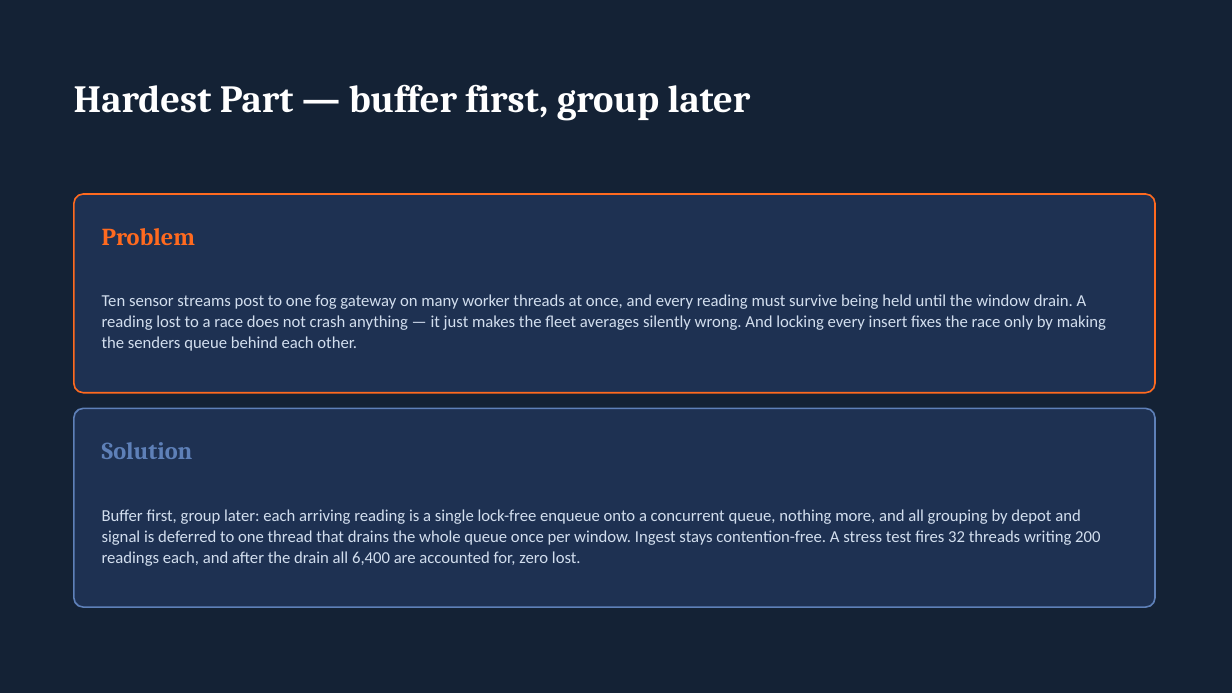
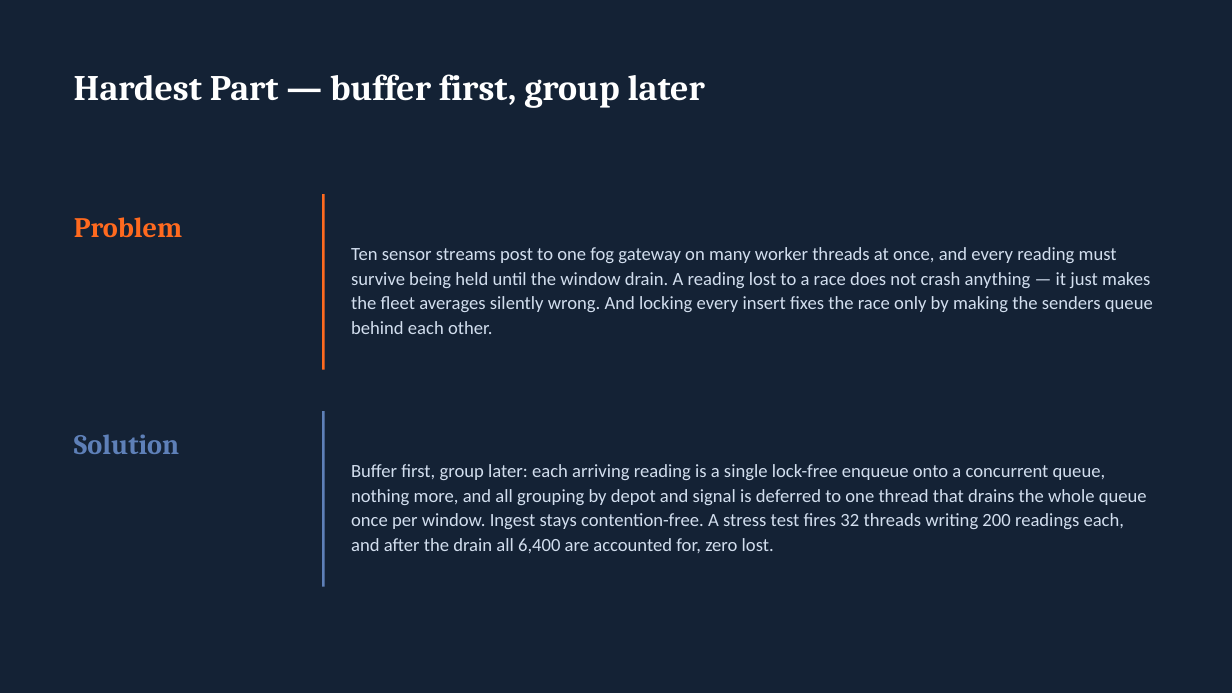
Before and after one commit to valletivarish/FEC_version_2, a slide deck: slide 4 of ppt/SumalathaKambhampati_X25156420_public-transit-fleet-monitoring.pptx. Drawn at 1232x693 pixels with LibreOffice and Linux fonts; fonts in the diff are those of the drawing. Boxes give left, top, right and bottom in pixels: in the first picture for what was removed or moved away, otherwise in the second. Text is boxed around its words. In the diff, an @@ line names an element or a change of style, - is before the commit and + after.

Commit message:
Give each of the 26 decks a distinct layout + meaningful demo content
Addresses three points: decks were structurally identical (only recolored);
the Live Demo slide had vague filler ('pipeline health, all green'); and only a
few colour schemes read as distinct.

- 26 distinct layout combinations: 4 title layouts (left / centered / split
  colour-block / kicker+lower-anchored) x 3 architecture diagrams (horizontal
  flow / snake two-row / edge+cloud grouped panels) x 3 demo layouts (numbered
  rows / three cards / ghost-number+divider) x 3 challenge layouts (stacked
  cards / side-by-side / label-left). No two decks share the same combo.
- Live Demo now shows each project's real best 2-3 features -- the actual signals
  on screen, the signature derived view (fire-risk dial, efficiency heatmap,
  A-F grade, capacity tier, integrity index, colony verdict, power-state), and a
  real alert firing with its specific number -- not generic health/test/burst lines.
- 26 distinct topic-matched palettes (26 unique backgrounds) + rotating safe fonts.

Still the lecturer's 4-slide content spec (Title+Motivation, one architecture
diagram, Demo, Challenge+fix). All 26 validate and render clean (worst-case long
text checked in the narrow side-by-side layout). All 52 deliverables staged in tmp/.

```diff
--- a/ppt/SumalathaKambhampati_X25156420_public-transit-fleet-monitoring.pptx
+++ b/ppt/SumalathaKambhampati_X25156420_public-transit-fleet-monitoring.pptx
@@ text "Hardest Part — buffer first, ..." at [74,74,705,108]: size 30 to 28 pt; vertical alignment middle to top @@
@@ text "Problem" at [74,217,182,238]: size 19 to 22 pt @@
@@ text "Problem": place and size @@
-text "Problem" at [102,228,196,245]
+text "Problem" at [74,217,182,238]
@@ rounded rectangle removed at [74,194,1155,393] @@
@@ line added from (323, 194) to (323, 370), #FF6A1F 2 pt @@
@@ text "Ten sensor streams post to ...": place and size @@
-text "Ten sensor streams post to ..." at [102,294,1106,351]
+text "Ten sensor streams post to ..." at [351,247,1153,334]
@@ text "Ten sensor streams post to ..." at [351,247,1153,334]: size 13 to 14.5 pt; line spacing 1.05 to 1.1 @@
@@ text "Solution": place and size @@
-text "Solution" at [102,442,193,459]
+text "Solution" at [74,434,179,454]
@@ text "Solution" at [74,434,179,454]: size 19 to 22 pt @@
@@ rounded rectangle removed at [74,409,1155,607] @@
@@ line added from (323, 411) to (323, 587), #5E80B8 2 pt @@
@@ text "Buffer first, group later: each ..." at [351,464,1147,553]: size 13 to 14.5 pt; line spacing 1.05 to 1.1 @@
@@ text "Buffer first, group later: each ...": place and size @@
-text "Buffer first, group later: each ..." at [102,509,1100,566]
+text "Buffer first, group later: each ..." at [351,464,1147,553]
```
Also in this commit, not shown: 3 other slides changed, 28 other files.
